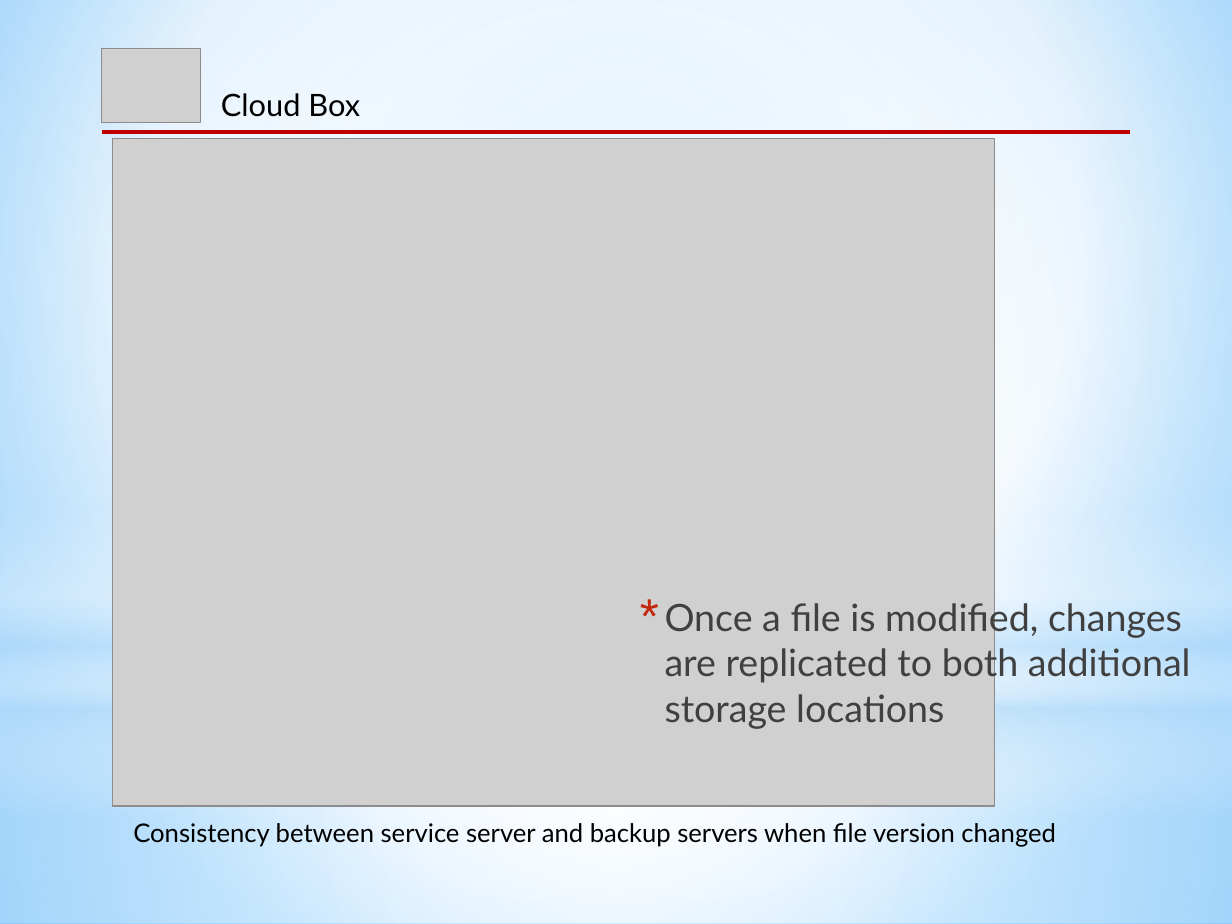
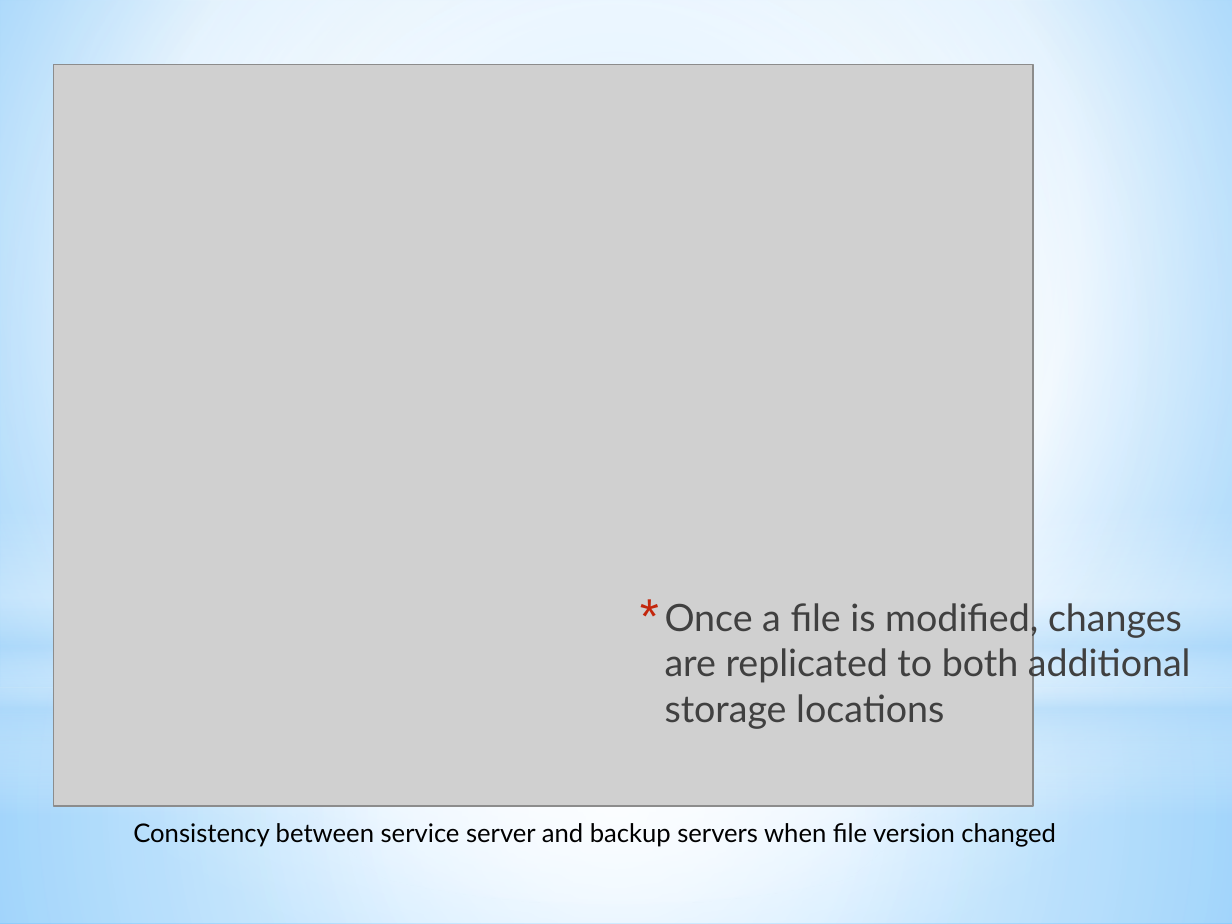
Before and after one commit to CICS525Project/DropboxImpl, a slide deck: slide 8 of Cloud Box_ppt.pptx. Drawn at 1232x924 pixels with LibreOffice and Linux fonts; fonts in the diff are those of the drawing; grey boxes stand for pictures. Boxes give left, top, right and bottom in pixels: in the first picture for what was removed or moved away, otherwise in the second. Text is boxed around its words. In the diff, an @@ line names an element or a change of style, - is before the commit and + after.

```diff
--- a/Cloud Box_ppt.pptx
+++ b/Cloud Box_ppt.pptx
@@ picture removed at box(102, 48, 201, 122) @@
@@ picture: place and size @@
-picture at box(112, 138, 994, 806)
+picture at box(53, 64, 1032, 806)
@@ text removed at box(221, 93, 360, 117) @@
-Cloud Box
@@ line removed from (102, 132) to (1130, 132) @@
```
Also in this commit, not shown: 13 other slides changed.
